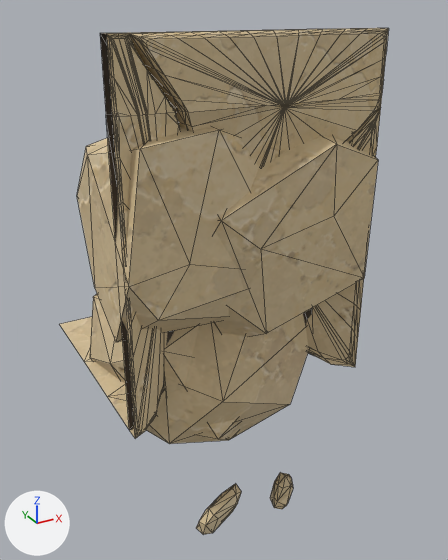
What one commit did to the glTF model assets/custom/models/ground_modules/ground_bottom_square_edge_05.glb.
Before and after are seen from a 50 mm lens placed at (-0.59, -1.73, 1.07), pointed at (0.59, 0.42, -0.01). Every picture has the same lights, and +X, +Y and +Z are marked at lower left. The picture after the commit comes second. Mesh edges are drawn as thin lines. Vertices at exactly the same position are counted once.

Objects in the first picture: 'GroundBottomSquareEdge05_Body'.
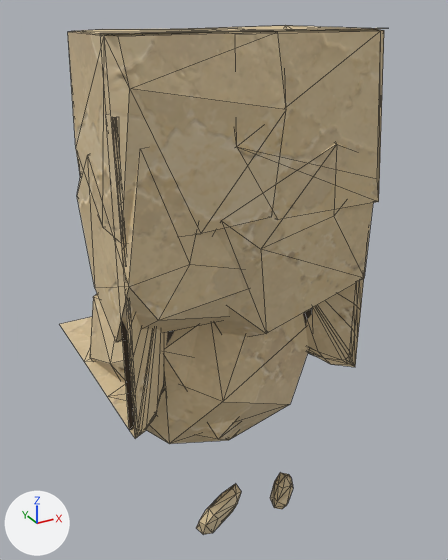
Location of each change, (x1, y1, x2, y2) in pixels of the pictures (448 x 560 px):
'GroundBottomSquareEdge05_Body', reshaped: before (60, 28, 389, 534); after (60, 25, 385, 534)
part 1 of me_groundbottomsquareedge05_bodymesh, added (brown): after (192, 25, 384, 220)
part 2 of me_groundbottomsquareedge05_bodymesh, built on: before (107, 28, 389, 207); after (68, 28, 286, 244)

Patch to the scene script:
```diff
--- a/assets/custom/models/ground_modules/ground_bottom_square_edge_05.glb.py
+++ b/assets/custom/models/ground_modules/ground_bottom_square_edge_05.glb.py
@@ me_groundbottomsquareedge05_bodymesh @@
 # used by ob_groundbottomsquareedge05_body; location = (0.0, 0.0, 0.0)
-me_groundbottomsquareedge05_bodymesh.from_pydata(...)  # 541 vertices, 1008 faces; spans x 0.0..1.0, y -0.04..1.0, z -0.95..1.0
+me_groundbottomsquareedge05_bodymesh.from_pydata(...)  # 508 vertices, 893 faces; spans x 0.0..1.0, y -0.04..1.0, z -0.95..1.0
+# me_groundbottomsquareedge05_bodymesh part 1: a new loose piece of 25 vertices spanning x 0.31..1.0, y -0.04..0.54, z 0.4..1.0, in mat_sandstone_plate_14_002
+# me_groundbottomsquareedge05_bodymesh part 2
+# 85 vertices are removed from x 0.0..1.0, y -0.02..0.07, z 0.79..1.0
+# 259 faces are deleted
+# 8 vertices move within x 0.01..0.59, y -0.01..0.0, z 0.66..0.78
+# 27 vertices are added at x 0.0..0.66, y -0.04..0.5, z 0.4..1.0
+# 19 new faces join them, mat_sandstone_plate_1_004
+# 27 new faces join them, mat_sandstone_plate_3_004
+# 52 new faces join them, mat_sandstone_plate_14_002
 me_groundbottomsquareedge05_bodymesh.materials.append(mat_sandstone_plate_1_004)
```
